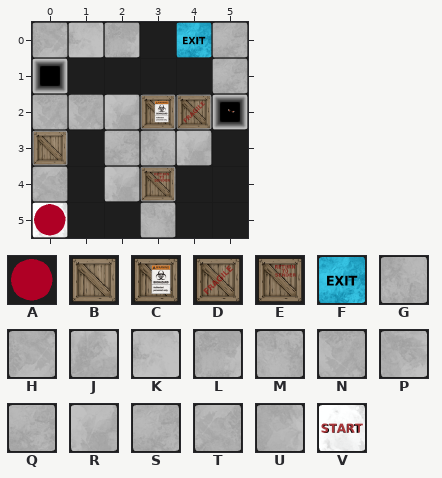
Tiled map, stored at Content/maps/zone1/Blocked.tmx. Above, as it was before the edit.
Cells are 100x100 px. Shown: x 0..5, y 0..5.
Key: from "sprite_sheet": A 0, B 5, C 10, D 11, E 16, F 17, G 21, H 29, J 30, K 37, L 38, M 39, N 40, P 41, Q 45, R 46, S 50, T 51, U 55, V 92.
_ is an empty cell.
Objects are placed by their top-left corner, in cells (3,4 is the top-left corner of cell 3,4); size is 1x1 cell unless given.
Layer "Blocked!" before, first column x 0:
0 HKL_FS
1 _____S
2 NNRUU_
3 J_QGR_
4 T_RP__
5 V__M__
Objects on layer "Entities" before:
D "Box2" at 4,2
C "Box4" at 3,2
B "Box1" at 0,3
E "Box3" at 3,4
A "Player" at 0,5
Now the later version:
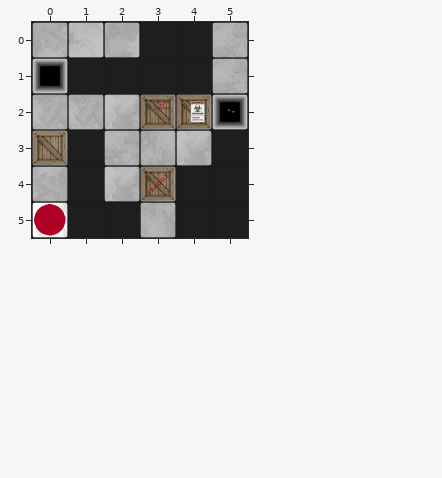
The edit:
Layer "Blocked!":
y 0: x 4 F -> _
Layer "Entities":
changed: E "Box3" at 3,4 -> E "Box3" at 3,2
changed: C "Box4" at 3,2 -> C "Box4" at 4,2
changed: D "Box2" at 4,2 -> D "Box2" at 3,4
Boxes around the changes in both pictures, in picture pixels (x1, y1, x2, y2):
removed: (176, 22, 212, 58)
changed: (154, 101, 205, 123)
changed: (147, 173, 170, 195)
